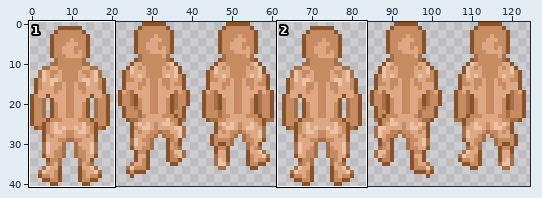
Edited in one commit: sprite sheet (assets/PlayerBack.png). Above, an overview of the earlier version with the close-up marked.
Close-up. Before:
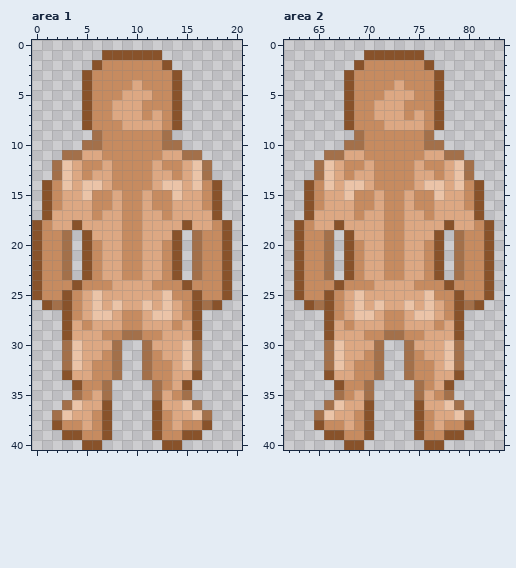
The file is 125x41 pixels. Shown: area 1: x 0..20, y 0..40; area 2: x 62..83, y 0..40. The commit also changed other parts of the picture, which this record leaves out.
New version:
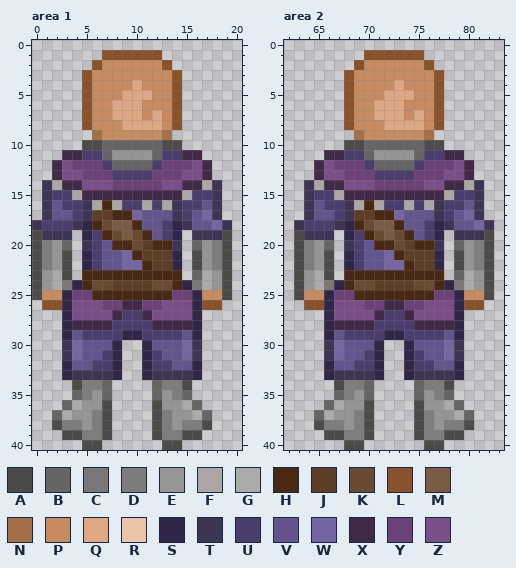
Palette (. is transparent): A #4d4b4a  B #666564  C #797877  D #7f7d7b  E #979594  F #aca7a4  G #adabaa  H #4a2914  J #5f3e28  K #6b4a34  L #88522a  M #7b5b46  N #a3704a  P #c68b60  Q #dda883  R #ebc4a8  S #302748  T #3e3555  U #4b3d6e  V #63548e  W #7566a1  X #412948  Y #6b4178  Z #7b4e89
Diff:
--- area 1
@@ x 0..20 @@
  9 ......NPPPPPPN.......
-10 .....NNPPPPPPNN......
-11 ...NNQQPPPPPPQQNN....
-12 ..NRQPPQPPPPQPPQRN...
-13 ..NRQPQQPPPPQQPQRN...
-14 .LPRQRRQPPPPQRRQRPL..
-15 .LPQQRPPQPPQPPRQQPL..
-16 .LPQQQPPQPPQPPQQQPL..
-17 .LQQQQPQQPPQQPQQQQL..
-18 LPQQLQQQQPPQQQQLQQPL.
-19 LPPN.LQQQPPQQQL.NPPL.
-20 LPPN.LPQQPPQQPL.NPPL.
-21 LPPN.LPQQPPQQPL.NPPL.
-22 LPPN.LPQQPPQQPL.NPPL.
-23 LPPN.LPQQPPQQPL.NPPL.
-24 LPPPLPPPQQQQPPPLPPPL.
-25 LPPLPQRQQQQQQRPPLPPL.
-26 .LNLPQRQRQQRQRQPLNL..
-27 ...LPQRRQPPQRRQPL....
-28 ...LQPQQQPPQQQPQL....
-29 ...LQQQPPNNPPQQQL....
-30 ...NRQQQN..NQQQRN....
-31 ...NRQQPN..NPQQRN....
-32 ...NRQPPN..NPPQRN....
-33 ...LQQPPN..NPPQQL....
-34 ....LPPN....NPQL.....
-35 ....NPQN....NQPN.....
-36 ...NRQQL....LQQRN....
-37 ..NRQQPL....LPQQRN...
-38 ..LPPQPL....LPQPPL...
-39 ...LLPPL....LPPLL....
-40 .....LL......LL......
+10 .....AABBBBBBAA......
+11 ...XXUUBEEEEBUUXX....
+12 ..XZYYYUBBBBUYYYZX...
+13 ..XZZYYYUUUUYYYZZX...
+14 .TFXXZZZYYYYYZZXXFT..
+15 .TUUFXXXXXXXXXXFUUT..
+16 .TVUUTFHFUUFUFTUUVT..
+17 .TVVUTJJHHWVVVTUVWT..
+18 TUUUTSHKMMHVVUSTVVWT.
+19 ATTT.SUHKMKHVUS.TTTA.
+20 ADEB.TUVHHKJHHT.BEDA.
+21 ADEA.SUVVWHJJJS.AEDA.
+22 ADEA.SUVVWWHJJS.AEDA.
+23 AEGA.HHHHHHHHHH.BGEA.
+24 AEGCSHKKJJJJKKHSCGEA.
+25 APPSYYHHHHHHHHYYSPPA.
+26 .LLSZZZYYXXYYZZZSLL..
+27 ...SZZZZXUUXZZZZS....
+28 ...SXXXXUUUUXXXXS....
+29 ...SVUUUUSSUUUUVS....
+30 ...TWVVVS..SVVVWT....
+31 ...TWVVUS..SUVVWT....
+32 ...SVVUUS..SUUVVS....
+33 ...STTTTS..STTTTS....
+34 ....ADDB....BDDA.....
+35 ....BDEB....BEDB.....
+36 ...BGEEA....AEEGB....
+37 ..BGEEDA....ADEEGB...
+38 ..ADDEDA....ADEDDA...
+39 ...AADDA....ADDAA....
+40 .....AA......AA......
--- area 2
@@ x 62..83 @@
  9 .......NPPPPPPN.......
-10 ......NNPPPPPPNN......
-11 ....NNQQPPPPPPQQNN....
-12 ...NRQPPQPPPPQPPQRN...
-13 ...NRQPQQPPPPQQPQRN...
-14 ..LPRQRRQPPPPQRRQRPL..
-15 ..LPQQRPPQPPQPPRQQPL..
-16 ..LPQQQPPQPPQPPQQQPL..
-17 ..LQQQQPQQPPQQPQQQQL..
-18 .LPQQLQQQQPPQQQQLQQPL.
-19 .LPPN.LQQQPPQQQL.NPPL.
-20 .LPPN.LPQQPPQQPL.NPPL.
-21 .LPPN.LPQQPPQQPL.NPPL.
-22 .LPPN.LPQQPPQQPL.NPPL.
-23 .LPPN.LPQQPPQQPL.NPPL.
-24 .LPPPLPPPQQQQPPPLPPPL.
-25 .LPPLPQRQQQQQQRPPLPPL.
-26 ..LNLPQRQRQQRQRQPLNL..
-27 ....LPQRRQPPQRRQPL....
-28 ....LQPQQQPPQQQPQL....
-29 ....LQQQPPNNPPQQQL....
-30 ....NRQQQN..NQQQRN....
-31 ....NRQQPN..NPQQRN....
-32 ....NRQPPN..NPPQRN....
-33 ....LQQPPN..NPPQQL....
-34 .....LPPN....NPQL.....
-35 .....NPQN....NQPN.....
-36 ....NRQQL....LQQRN....
-37 ...NRQQPL....LPQQRN...
-38 ...LPPQPL....LPQPPL...
-39 ....LLPPL....LPPLL....
-40 ......LL......LL......
+10 ......AABBBBBBAA......
+11 ....XXUUBEEEEBUUXX....
+12 ...XZYYYUBBBBUYYYZX...
+13 ...XZZYYYUUUUYYYZZX...
+14 ..TFXXZZZYYYYYZZXXFT..
+15 ..TUUFXXXXXXXXXXFUUT..
+16 ..TVUUTFHFUUFUFTUUVT..
+17 ..TVVUTJJHHWVVVTUVWT..
+18 .TUUUTSHKMMHVVUSTVVWT.
+19 .ATTT.SUHKMKHVUS.TTTA.
+20 .ADEB.TUVHHKJHHT.BEDA.
+21 .ADEA.SUVVWHJJJS.AEDA.
+22 .ADEA.SUVVWWHJJS.AEDA.
+23 .AEGA.HHHHHHHHHH.BGEA.
+24 .AEGCSHKKJJJJKKHSCGEA.
+25 .APPSYYHHHHHHHHYYSPPA.
+26 ..LLSZZZYYXXYYZZZSLL..
+27 ....SZZZZXUUXZZZZS....
+28 ....SXXXXUUUUXXXXS....
+29 ....SVUUUUSSUUUUVS....
+30 ....TWVVVS..SVVVWT....
+31 ....TWVVUS..SUVVWT....
+32 ....SVVUUS..SUUVVS....
+33 ....STTTTS..STTTTS....
+34 .....ADDB....BDDA.....
+35 .....BDEB....BEDB.....
+36 ....BGEEA....AEEGB....
+37 ...BGEEDA....ADEEGB...
+38 ...ADDEDA....ADEDDA...
+39 ....AADDA....ADDAA....
+40 ......AA......AA......
Pixel boxes of the changes (left, top, right, bottom) in both close-ups:
changed: (32, 140, 232, 450)
changed: (294, 140, 494, 450)
